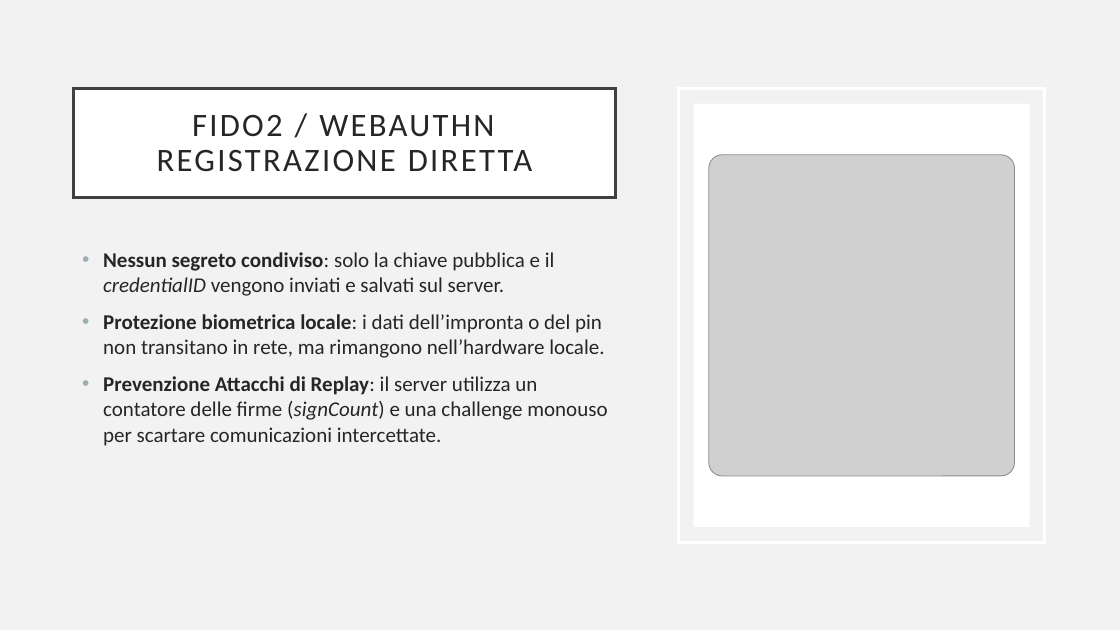
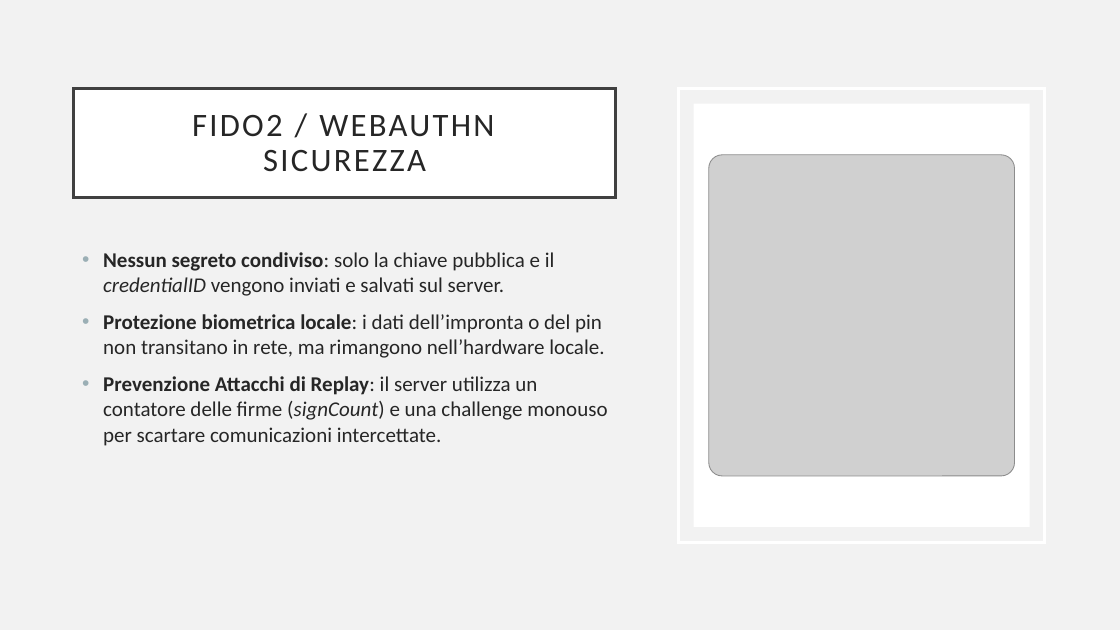
Before and after one commit to simonemontagnini02/Login-Passwordless, a slide deck: slide 5 of Login_passwordless.pptx. Drawn at 1120x630 pixels with LibreOffice and Linux fonts; fonts in the diff are those of the drawing; grey boxes stand for pictures. Boxes give left, top, right and bottom in pixels: in the first picture for what was removed or moved away, otherwise in the second. Text is boxed around its words. In the diff, an @@ line names an element or a change of style, - is before the commit and + after.

```diff
--- a/Login_passwordless.pptx
+++ b/Login_passwordless.pptx
@@ title at bbox=[192, 115, 494, 172]: text changed @@
-FIDO2 / WEBAUTHN
-REGISTRAZIONE DIRETTA
+FIDO2 / WEBAUTHN
+SICUREZZA
```
Also in this commit, not shown: 2 other slides changed.
